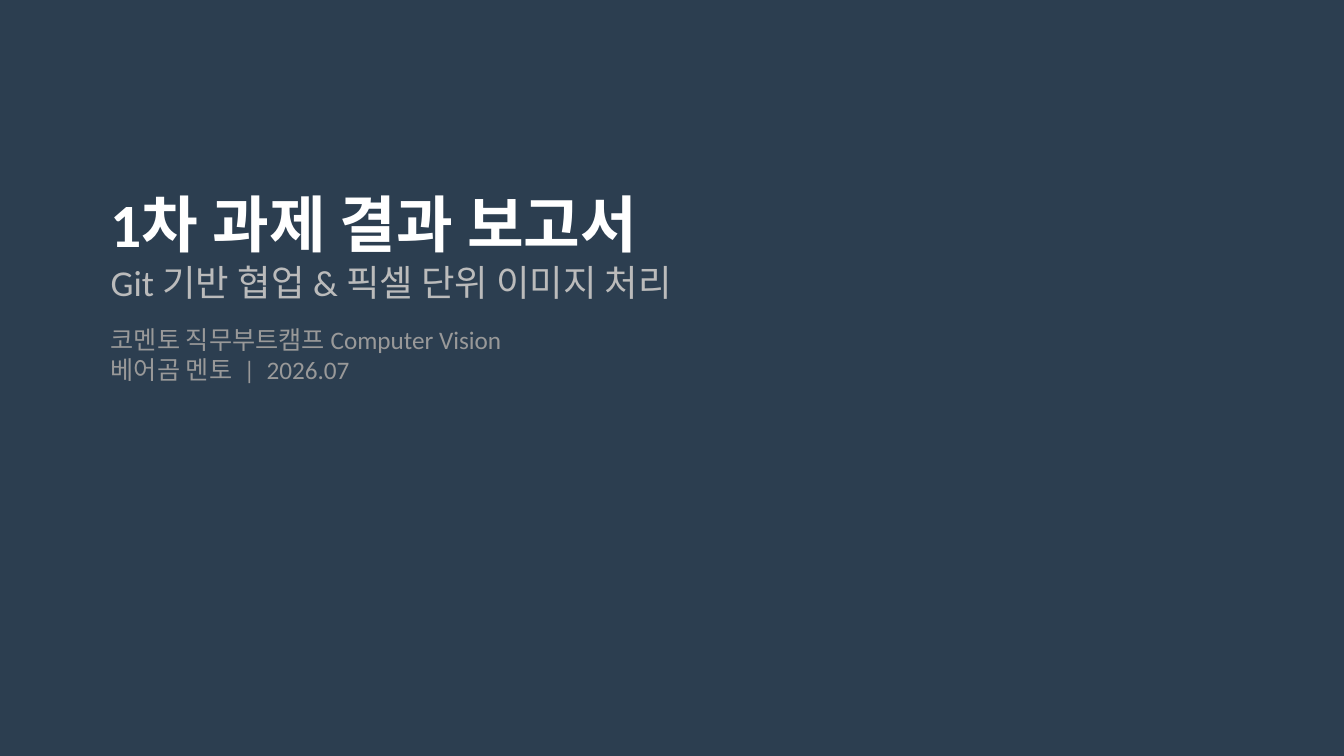
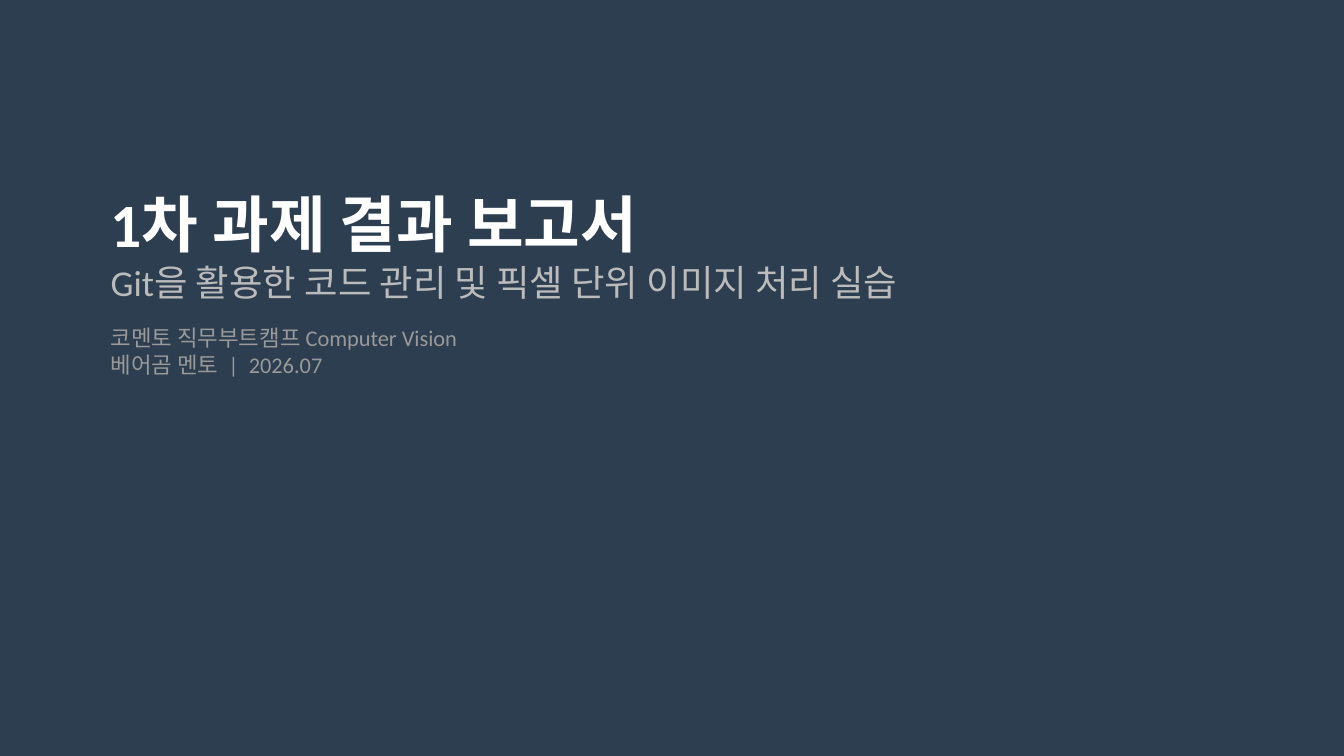
Before and after one commit to jsm0308/Bootcamp-CV, a slide deck: slide 1 of presentation.pptx. Drawn at 1344x756 pixels with LibreOffice and Linux fonts; fonts in the diff are those of the drawing. Boxes give left, top, right and bottom in pixels: in the first picture for what was removed or moved away, otherwise in the second. Text is boxed around its words. In the diff, an @@ line names an element or a change of style, - is before the commit and + after.

```diff
--- a/presentation.pptx
+++ b/presentation.pptx
@@ text at (x1=111, y1=265, x2=897, y2=299): text changed @@
-Git 기반 협업 & 픽셀 단위 이미지 처리
+Git을 활용한 코드 관리 및 픽셀 단위 이미지 처리 실습
@@ text at (x1=111, y1=327, x2=457, y2=375): size 18 to 16 pt in "코멘토 직무부트캠프 Computer Vision", "베어곰 멘토 | 2026.07" @@
```
Also in this commit, not shown: 1 other slide changed, 7 slides added, 14 slides removed, 6 other files.
